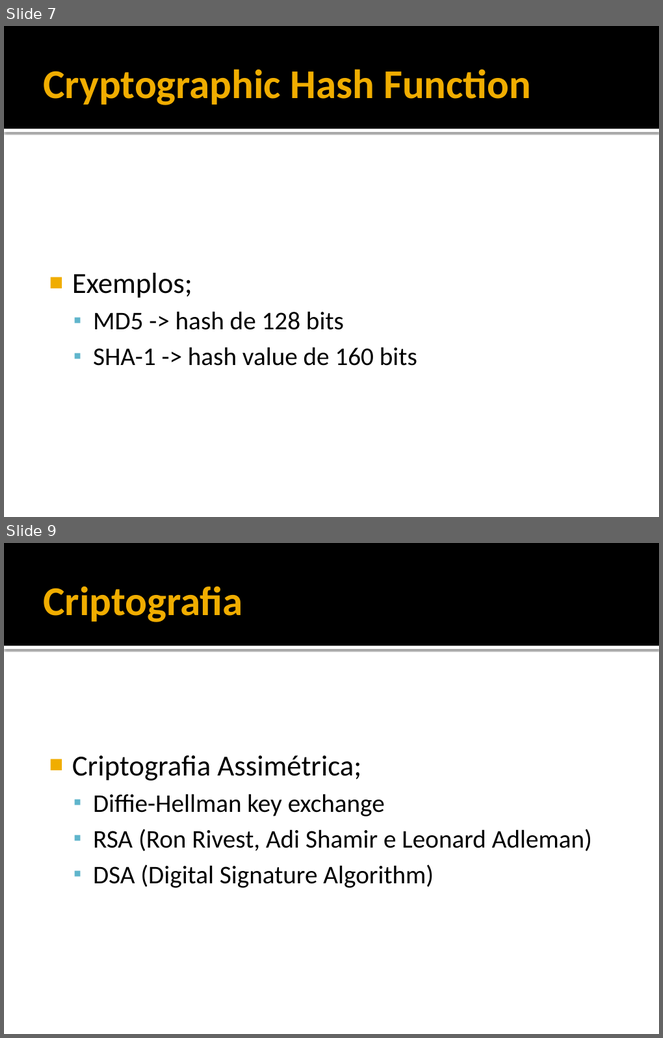
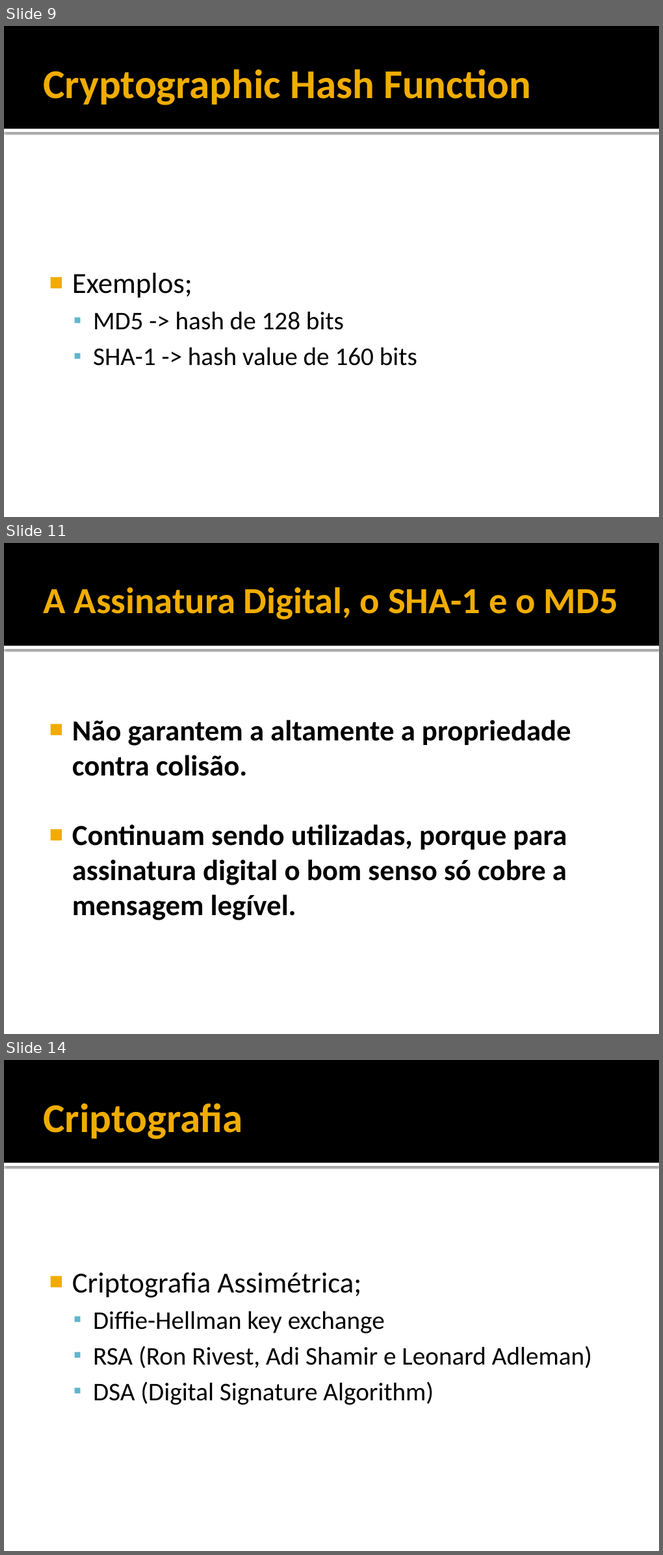
Before and after one commit to rayu1988/svn-jeanbruno, a slide deck: DOCS/TCC/5 - APRESENTAÇÃO.pptx. Shown one above the other, each under a label of ours: slides 7 and 9 before the commit, slides 9, 11 and 14 after it; the slides between them are not shown. The pictures are 663x1038 and 663x1555 pixels, drawn with LibreOffice and Linux fonts; fonts in the diff are those of the drawing. Boxes give left, top, right and bottom in pixels: in the first picture for what was removed or moved away, otherwise in the second. Text is boxed around its words. In the diff, an @@ line names an element or a change of style, - is before the commit and + after.

```diff
--- a/DOCS/TCC/5 - APRESENTAÇÃO.pptx
+++ b/DOCS/TCC/5 - APRESENTAÇÃO.pptx
@@ slide 11 added at [4, 543, 659, 1034], background #FFFFFF; not listed: 2 template elements that a slide beside it also shows @@
@@ title added at [43, 587, 618, 620], 40.5 pt, text #F0AD00, bold @@
+A Assinatura Digital, o SHA-1 e o MD5
@@ text added at [72, 720, 571, 921], 32 pt, text #000000, bold @@
+■ Não garantem a altamente a propriedade contra colisão.
+■ Continuam sendo utilizadas, porque para assinatura digital o bom senso só cobre a mensagem legível.
@@ what was slide 7 is now slide 9 @@
@@ what was slide 9 is now slide 14 @@
```
Also in this commit, not shown: 2 slides changed, 7 other slides added.
